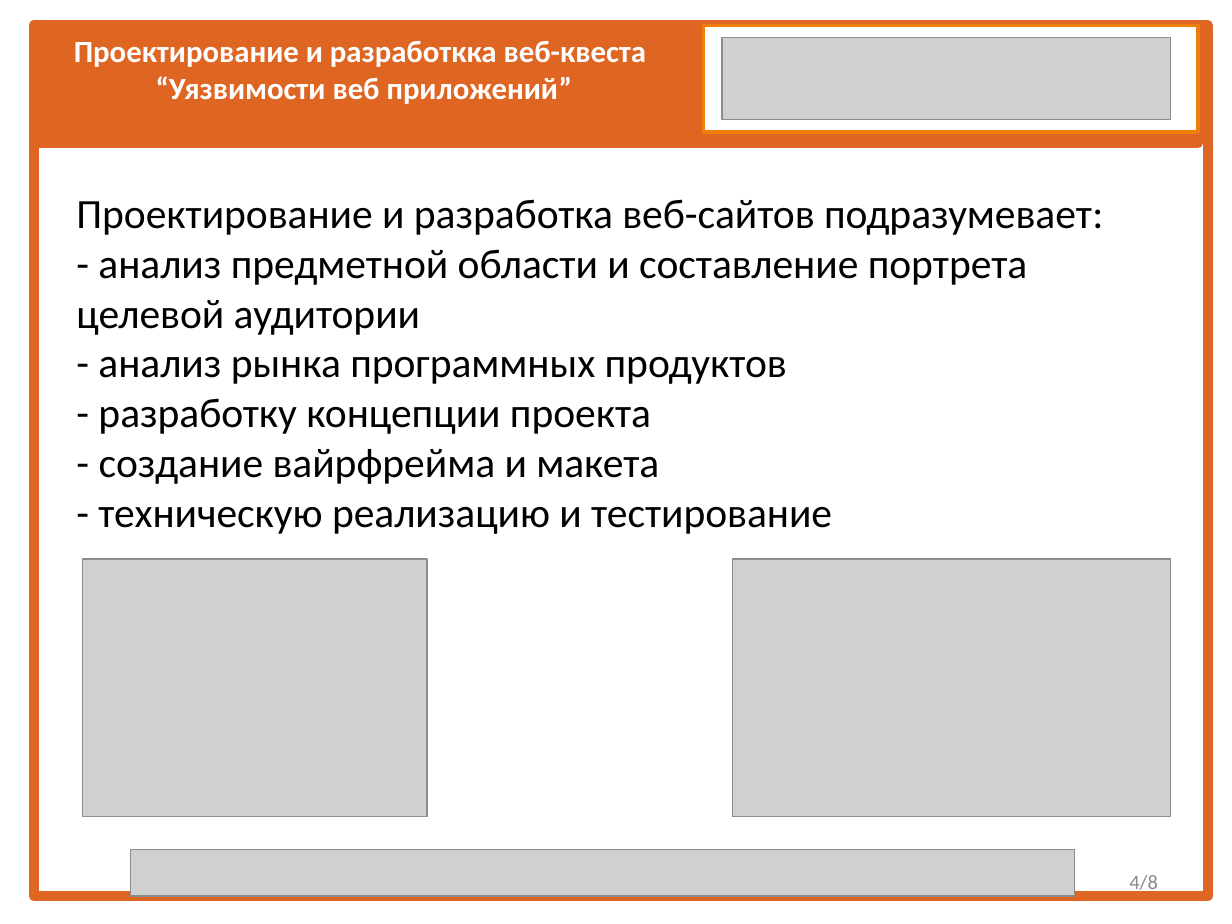
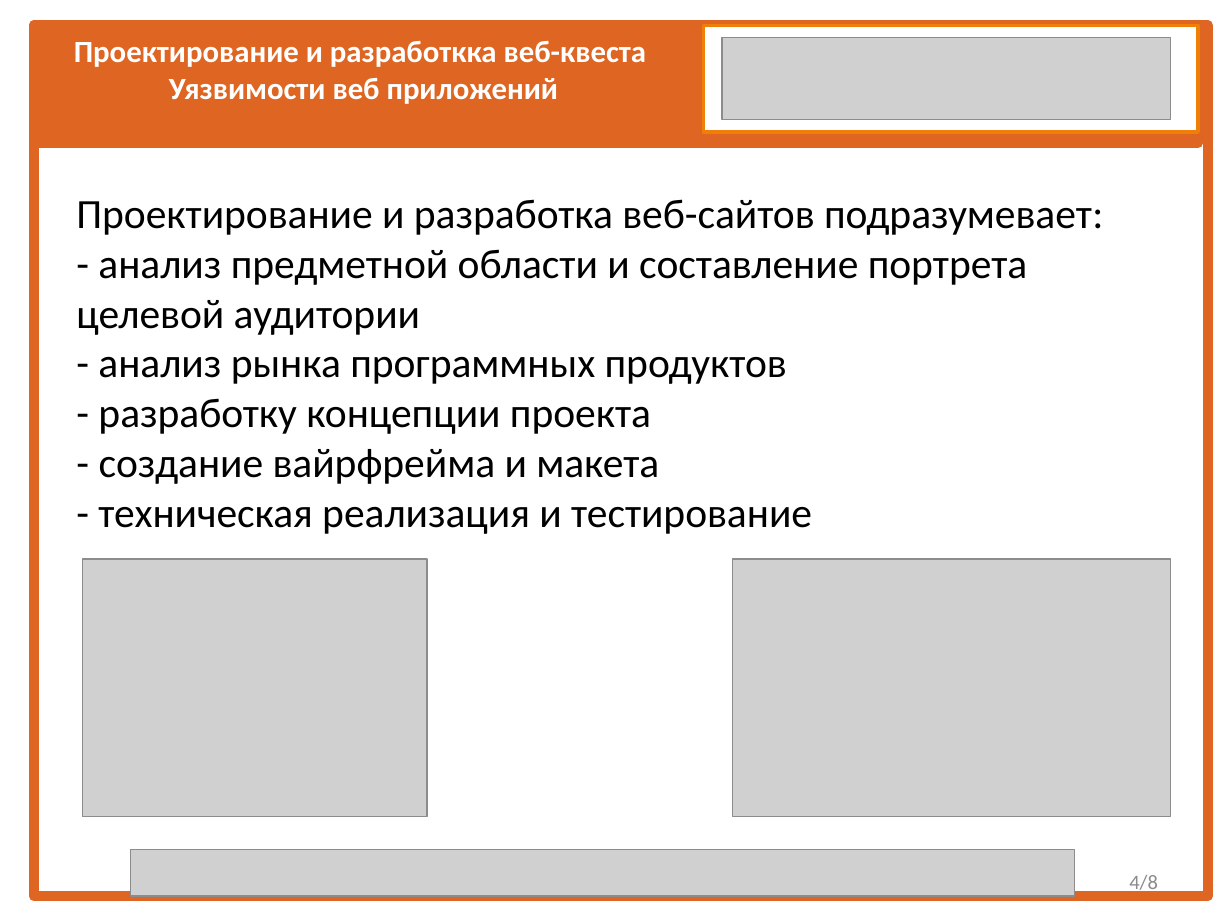
Before and after one commit to Rikishi1488/-, a slide deck: slide 4 of Презентация_шаблон_для защиты КП.pptx. Drawn at 1232x924 pixels with LibreOffice and Linux fonts; fonts in the diff are those of the drawing; grey boxes stand for pictures. Boxes give left, top, right and bottom in pixels: in the first picture for what was removed or moved away, otherwise in the second. Text is boxed around its words. In the diff, an @@ line names an element or a change of style, - is before the commit and + after.

```diff
--- a/Презентация_шаблон_для защиты КП.pptx
+++ b/Презентация_шаблон_для защиты КП.pptx
@@ text at box(169, 78, 558, 104): text changed @@
-“Уязвимости веб приложений”
+Уязвимости веб приложений
@@ title at box(76, 199, 1103, 534): text changed @@
-Проектирование и разработка веб-сайтов подразумевает:
-- анализ предметной области и составление портрета целевой аудитории
-- анализ рынка программных продуктов
-- разработку концепции проекта
-- создание вайрфрейма и макета
-- техническую реализацию и тестирование
+Проектирование и разработка веб-сайтов подразумевает:
+- анализ предметной области и составление портрета целевой аудитории
+- анализ рынка программных продуктов
+- разработку концепции проекта
+- создание вайрфрейма и макета
+- техническая реализация и тестирование
```
Also in this commit, not shown: 7 other slides changed, 1 other file.
